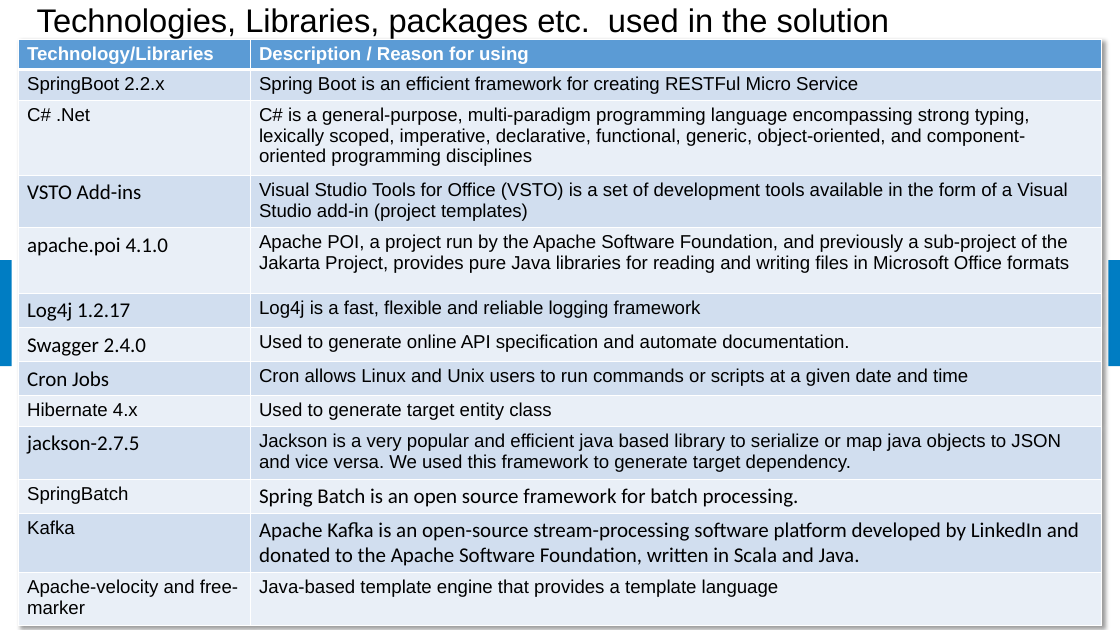
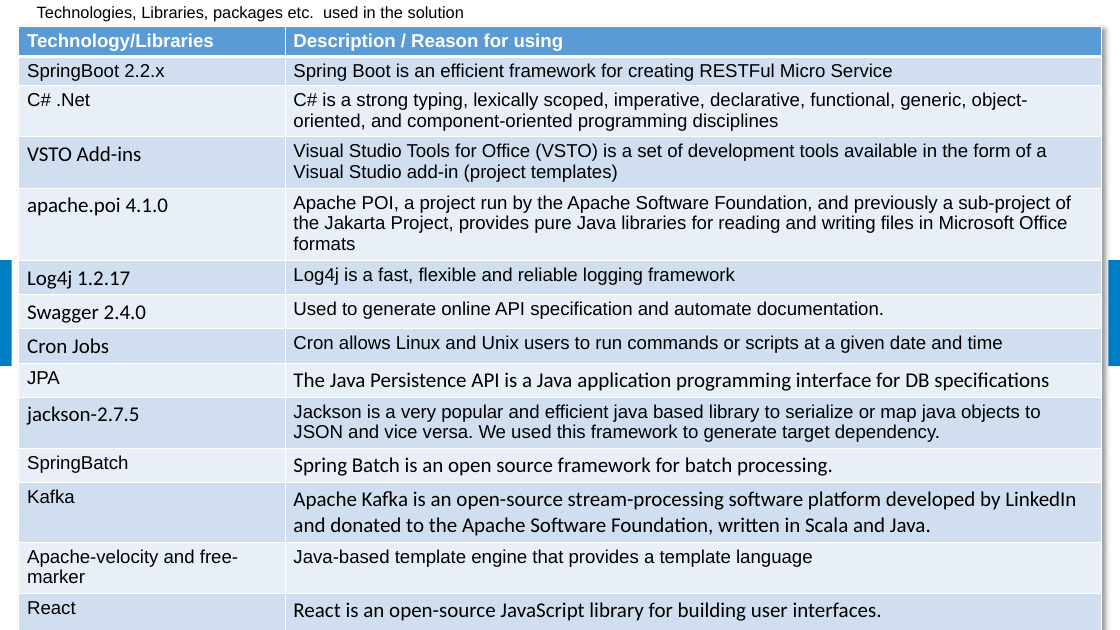
Before and after one commit to samratbasu2019/iSoreDesignArtifacts, a slide deck: slide 8 of iSolve-iCount-Hackathon_Solution.pptx. Drawn at 1120x630 pixels with LibreOffice and Linux fonts; fonts in the diff are those of the drawing; background and template pictures are left out. Boxes give left, top, right and bottom in pixels: in the first picture for what was removed or moved away, otherwise in the second. Text is boxed around its words. In the diff, an @@ line names an element or a change of style, - is before the commit and + after.

```diff
--- a/iSolve-iCount-Hackathon_Solution.pptx
+++ b/iSolve-iCount-Hackathon_Solution.pptx
@@ table at (18,26,1102,630) @@
-row 3, column 2: C# is a general-purpose, multi-paradigm programming language encompassing strong typing, lexically scoped, imperative, declarative, functional, generic, object-oriented, and component-oriented programming disciplines
+row 3, column 2: C# is a strong typing, lexically scoped, imperative, declarative, functional, generic, object-oriented, and component-oriented programming disciplines
-row 9, column 1: Hibernate 4.x
+row 9, column 1: JPA
-row 9, column 2: Used to generate target entity class
+row 9, column 2: The Java Persistence API is a Java application programming interface for DB specifications
+row 14: React | React is an open-source JavaScript library for building user interfaces.
@@ table: place and size @@
-table at (18,39,1102,626)
+table at (18,26,1102,630)
@@ title "Technologies, Libraries, packages etc. used ..." at (37,6,464,22): size 28 to 14 pt @@
```
Also in this commit, not shown: 1 other slide changed, 2 other files.
